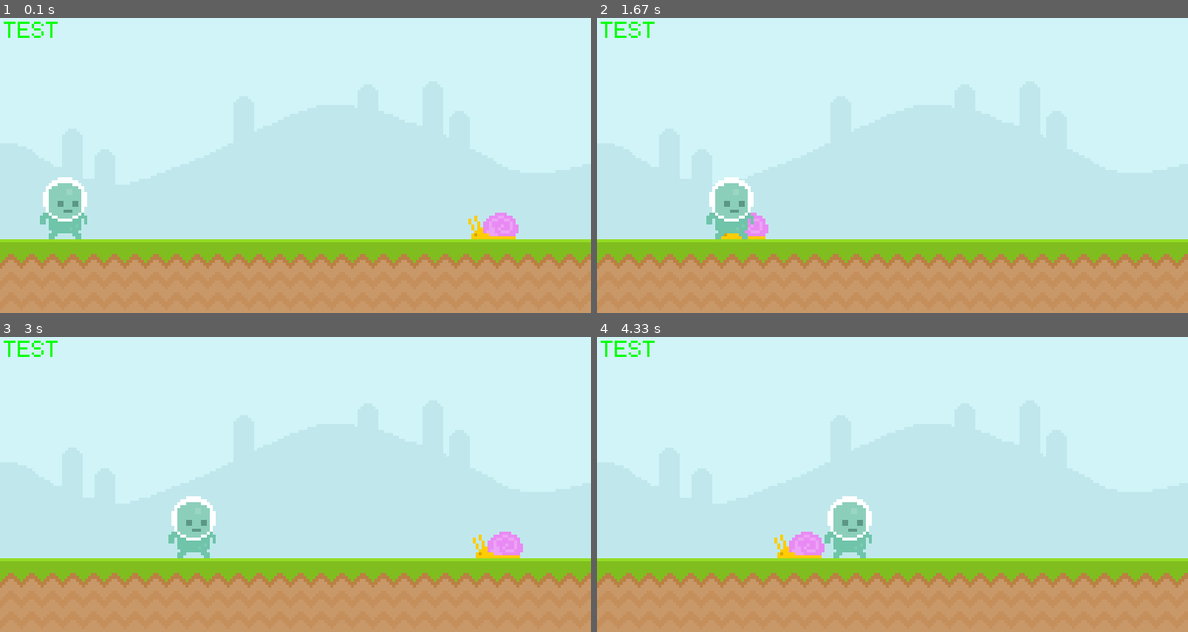
Above: before the commit, frames 1-4 (two rows, left to right).
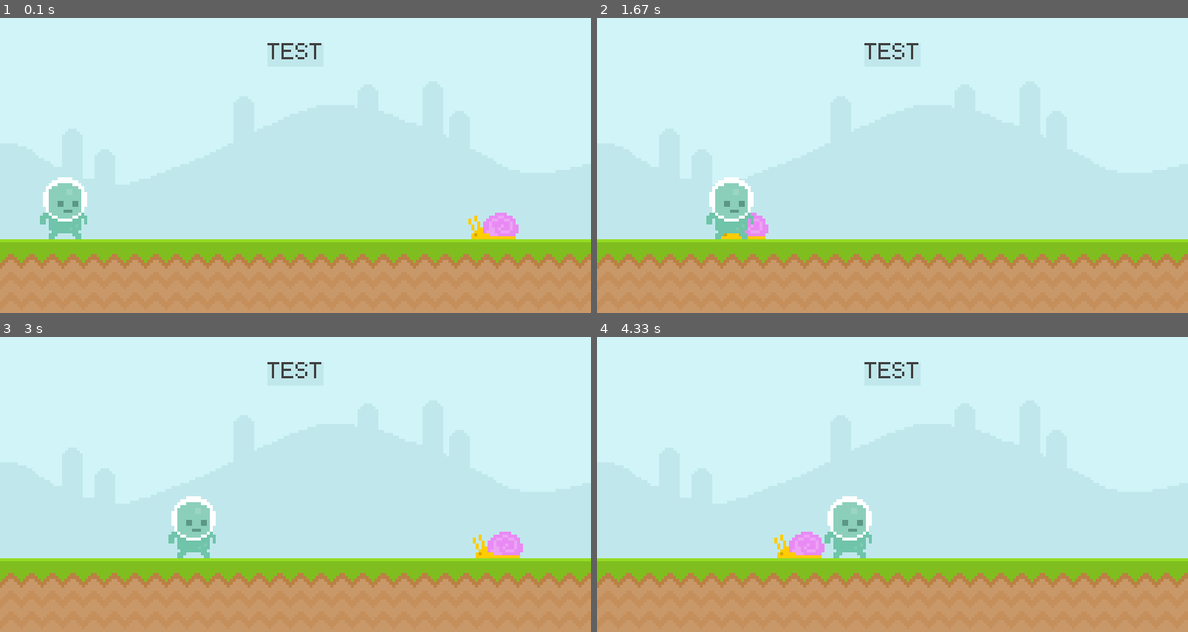
Above: after the commit, the same moments.

Repository: SJB7788/Project-1-3
Game: pygame game, started from Pygame 2nd Project/pygame2.py
The game is run twice, just before and just after one commit, with the same random seed, the same clock (stepped at 60 frames per second) and the same inputs.
Inputs:
- Up to frame 1 (0.1 s): no input
- Up to frame 2 (1.67 s): tap Space at 0.33 s
- Up to frame 3 (3 s): no input
- Up to frame 4 (4.33 s): no input

The runs differ from the first frame. In frame 1, 0.3% of the frame differs, in the area x 0-55%, y 1-14%; in frame 2, 0.3%; in frame 3, 0.3%; in frame 4, 0.3%.

Commit message:
Update pygame2.py

Diff:
--- a/Pygame 2nd Project/pygame2.py
+++ b/Pygame 2nd Project/pygame2.py
@@ -13,7 +13,9 @@
 
 sky_surface = pygame.image.load('Pygame 2nd Project/graphics/Sky.png').convert_alpha()
 ground_surface = pygame.image.load('Pygame 2nd Project/graphics/ground.png').convert_alpha()
-text_surface = test_font.render("TEST", False, 'Green')
+
+score_surface = test_font.render("TEST", False, (64, 64, 64))
+score_rect = score_surface.get_rect(center = (400, 50))
 
 snail_surface = pygame.image.load('Pygame 2nd Project/graphics/snail/snail1.png').convert_alpha()
 snail_rect = snail_surface.get_rect(midbottom = (700, 300))
@@ -26,10 +28,22 @@
         if event.type == pygame.QUIT:
             pygame.quit()
             exit()
+        """if event.type == pygame.MOUSEMOTION:
+            if player_rect.collidepoint(event.pos):
+                print("collision")"""
+        if event.type == pygame.KEYDOWN:
+            if event.key == pygame.K_SPACE:
+                print('Jump')
+
+        if event.type == pygame.KEYUP:
+            print('key up')
+
 
     screen.blit(sky_surface, (0, 0))
     screen.blit(ground_surface, (0, 300))
-    screen.blit(text_surface, (5, 5))
+    pygame.draw.rect(screen, '#c0e8ec', score_rect)
+    screen.blit(score_surface, score_rect)
+
     snail_rect.left -= 5
     if snail_rect.right < 0:
         snail_rect.left = 800
@@ -37,5 +51,12 @@
     player_rect.left += 1
     screen.blit(player_surface, player_rect)
 
+    """if player_rect.colliderect(snail_rect):
+        print("collision")"""
+
+    """mouse_pos = pygame.mouse.get_pos()
+    if player_rect.collidepoint(mouse_pos):
+        print(pygame.mouse.get_pressed())"""
+
     pygame.display.update()
     clock.tick(60)
